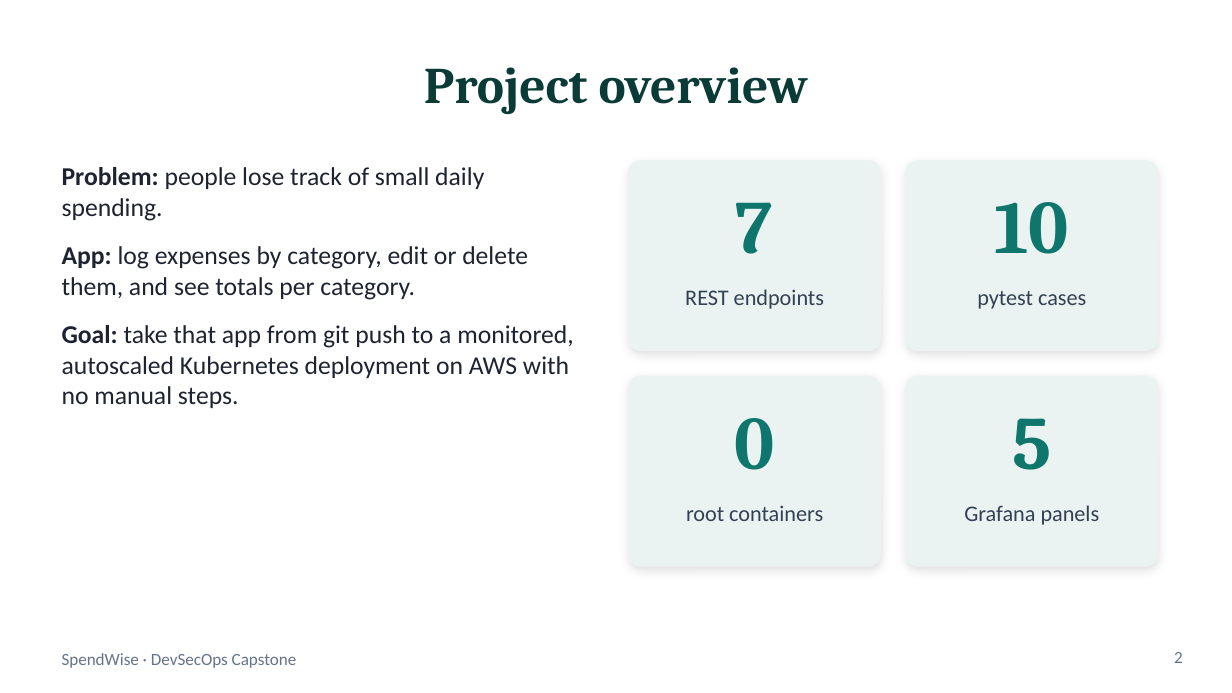
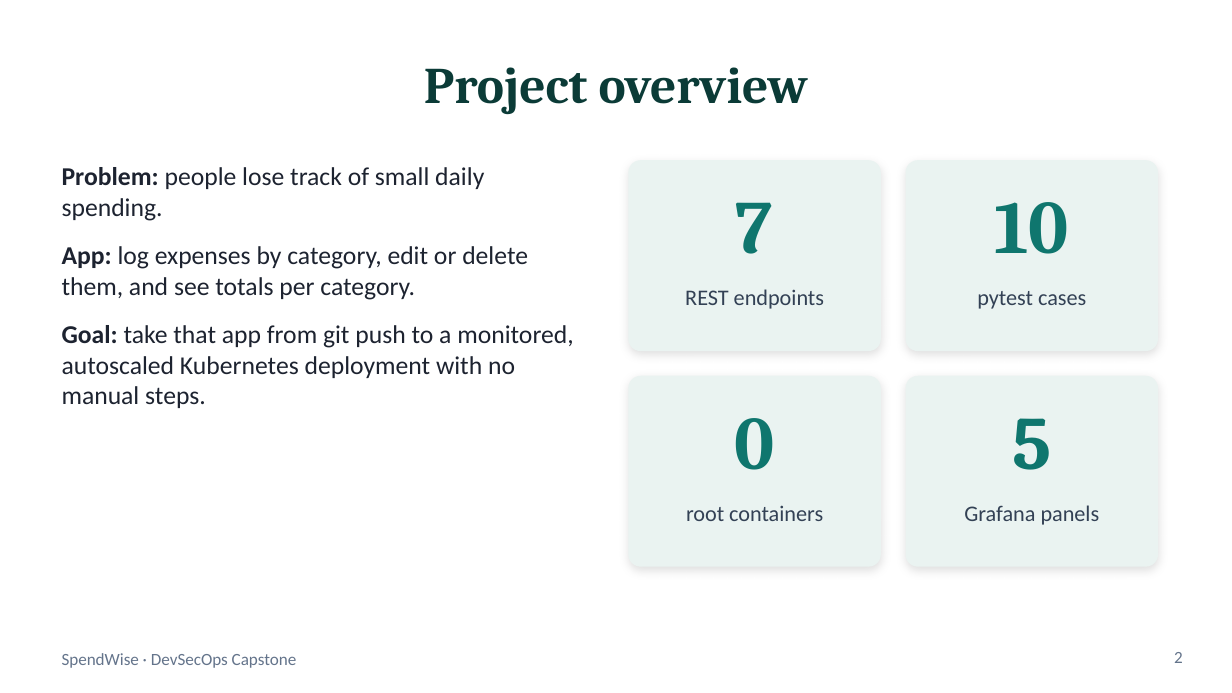
Before and after one commit to PiyushhBansal/spendwise, a slide deck: slide 2 of demo/SpendWise-Presentation.pptx. Drawn at 1232x693 pixels with LibreOffice and Linux fonts; fonts in the diff are those of the drawing. Boxes give left, top, right and bottom in pixels: in the first picture for what was removed or moved away, otherwise in the second. Text is boxed around its words. In the diff, an @@ line names an element or a change of style, - is before the commit and + after.

```diff
--- a/demo/SpendWise-Presentation.pptx
+++ b/demo/SpendWise-Presentation.pptx
@@ text at bbox=[62, 325, 573, 408]: text changed @@
-Goal: take that app from git push to a monitored, autoscaled Kubernetes deployment on AWS with no manual steps.
+Goal: take that app from git push to a monitored, autoscaled Kubernetes deployment with no manual steps.
```
Also in this commit, not shown: 6 other slides changed, 1 slide added, 1 slide removed, 2 other files.
